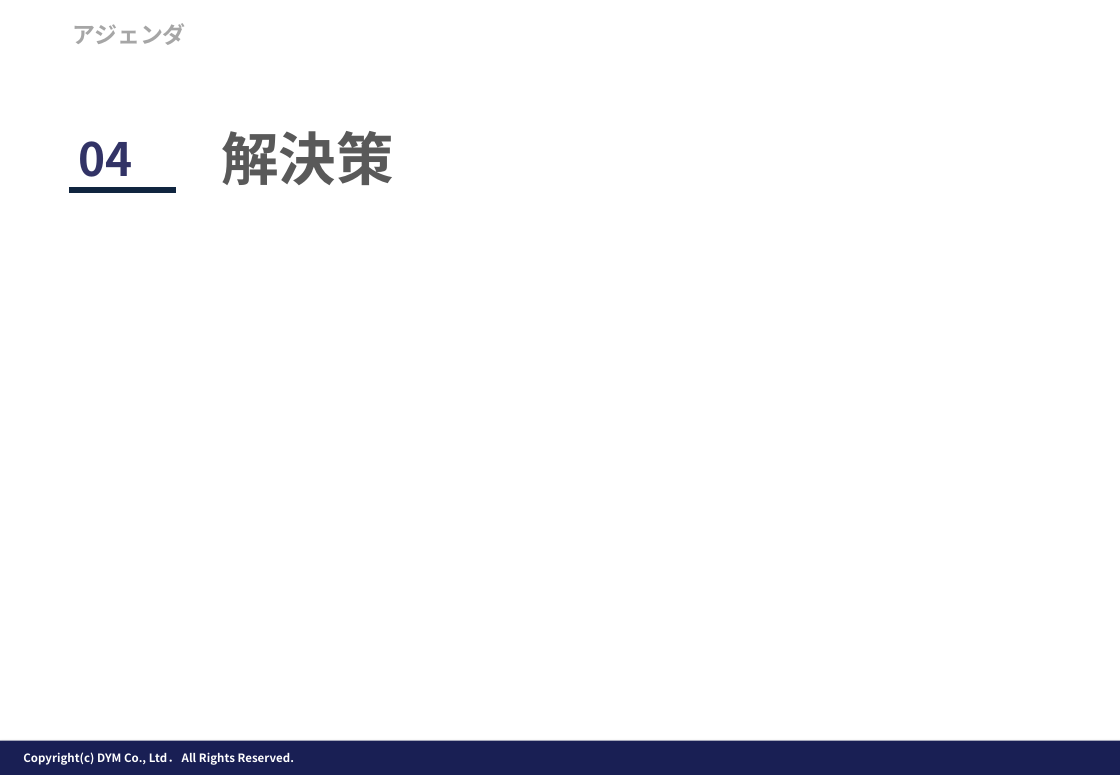
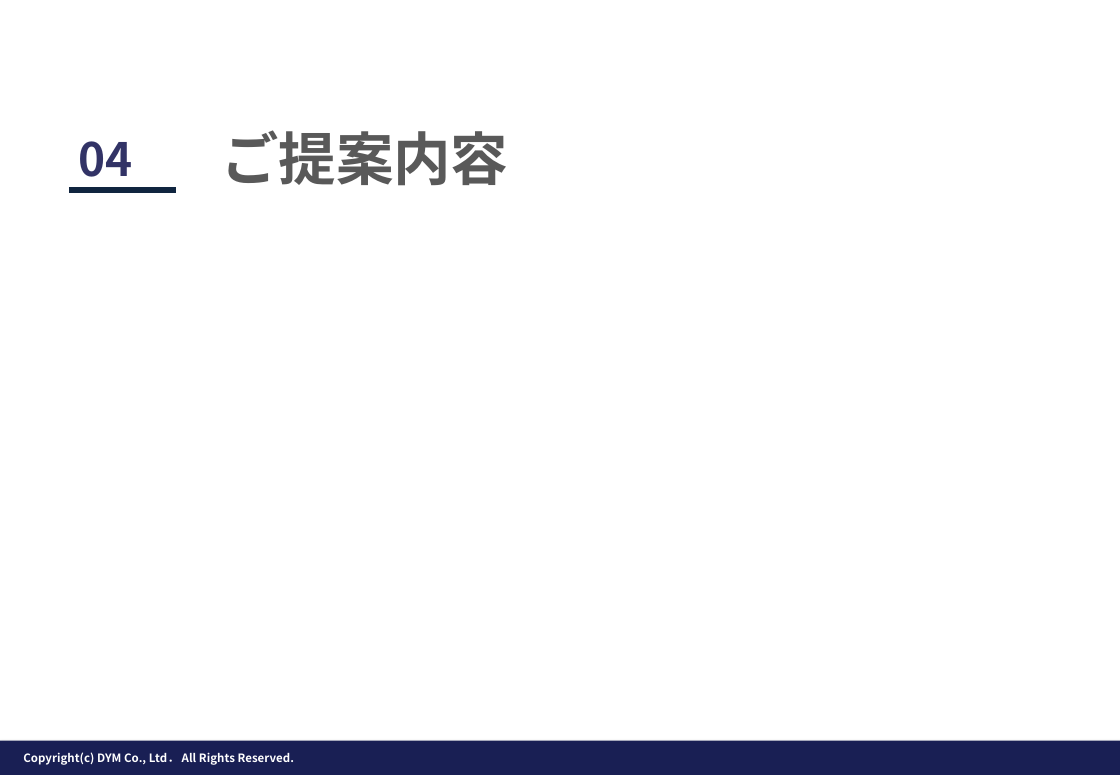
Before and after one commit to tonomura-r-dev/folder, a slide deck: slide 20 of 202610_タナカホーム株式会社御中_LINE公式アカウント運用のご提案_v5.pptx. Drawn at 1120x775 pixels with LibreOffice and Linux fonts; fonts in the diff are those of the drawing; background and template pictures are left out. Boxes give left, top, right and bottom in pixels: in the first picture for what was removed or moved away, otherwise in the second. Text is boxed around its words. In the diff, an @@ line names an element or a change of style, - is before the commit and + after.

```diff
--- a/202610_タナカホーム株式会社御中_LINE公式アカウント運用のご提案_v5.pptx
+++ b/202610_タナカホーム株式会社御中_LINE公式アカウント運用のご提案_v5.pptx
@@ text removed at (x1=72, y1=23, x2=186, y2=45) @@
-アジェンダ
@@ text at (x1=221, y1=130, x2=508, y2=186): text changed @@
-解決策
+ご提案内容
```
Also in this commit, not shown: 7 other slides changed, 4 other files.
